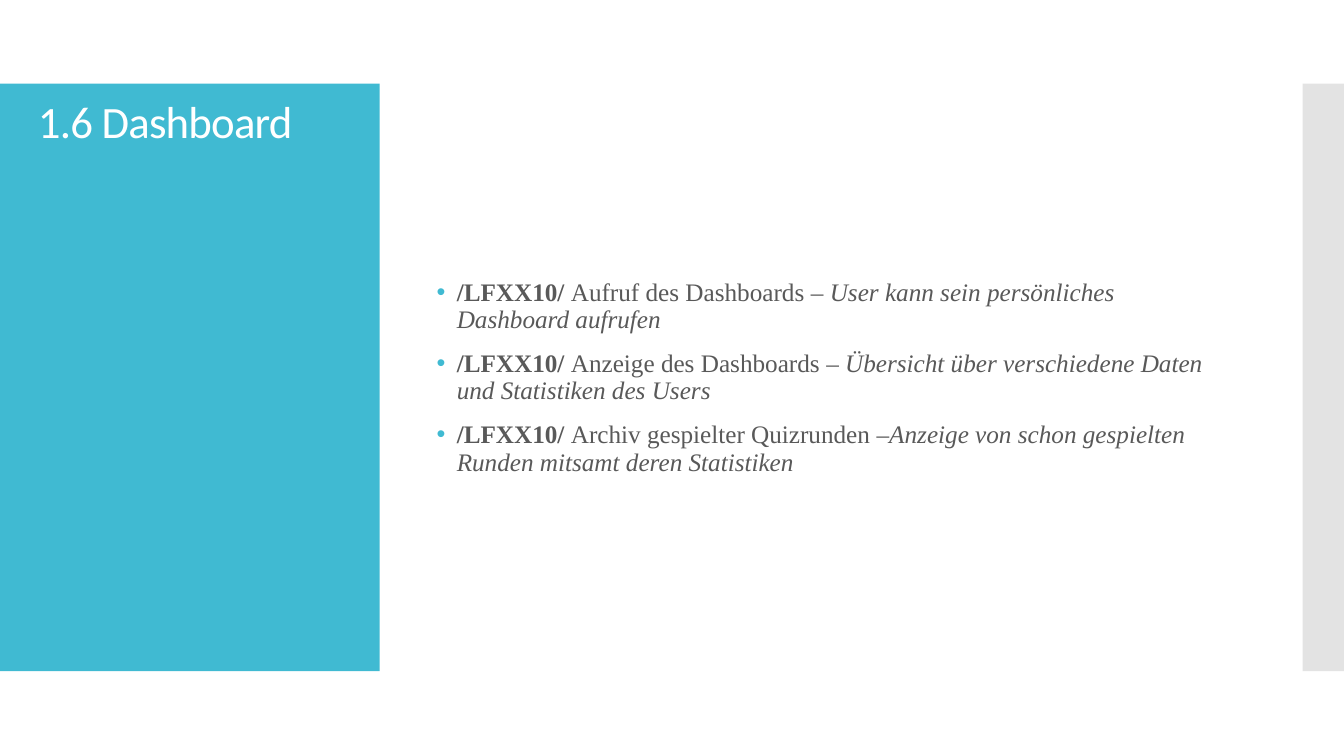
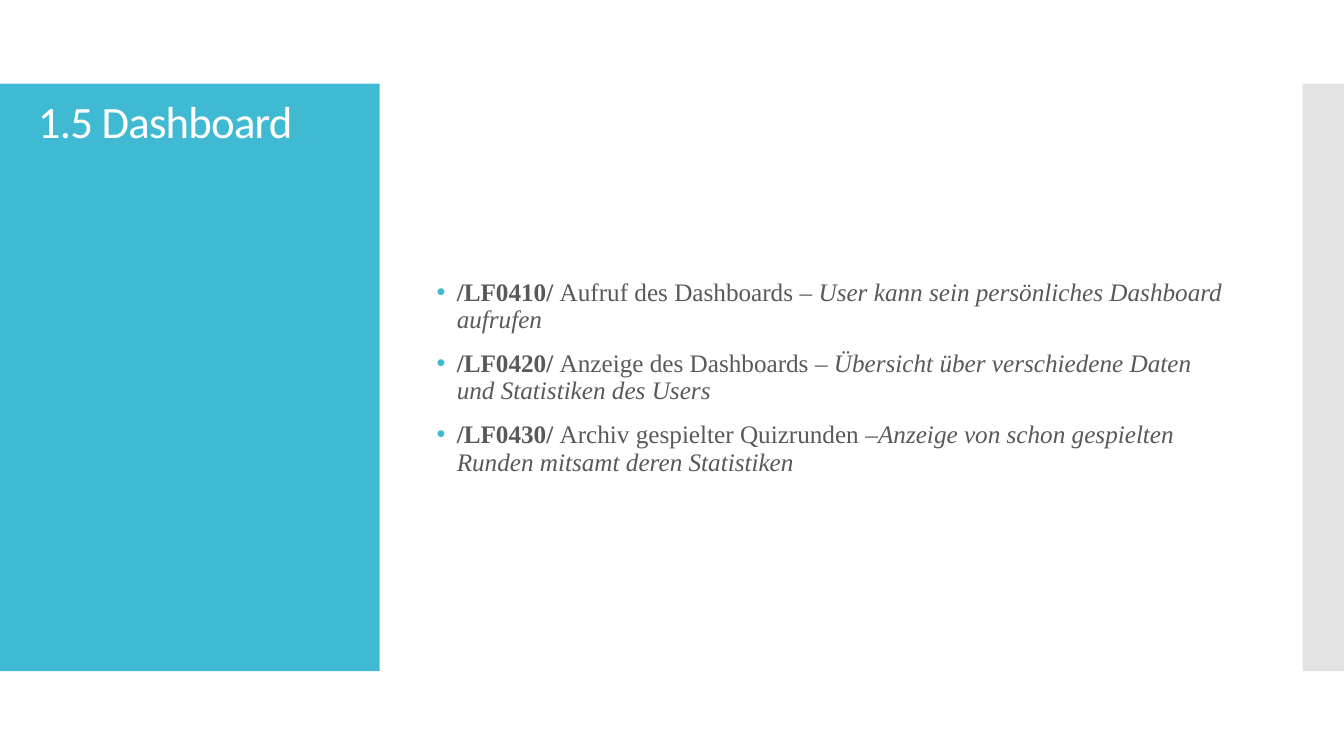
Before and after one commit to ch-schlecht/cz17a, a slide deck: slide 13 of Vortrag/Review_Lastenheft_Folien.pptx (slide 14 before the commit). Drawn at 1344x756 pixels with LibreOffice and Linux fonts; fonts in the diff are those of the drawing. Boxes give left, top, right and bottom in pixels: in the first picture for what was removed or moved away, otherwise in the second. Text is boxed around its words. In the diff, an @@ line names an element or a change of style, - is before the commit and + after.

```diff
--- a/Vortrag/Review_Lastenheft_Folien.pptx
+++ b/Vortrag/Review_Lastenheft_Folien.pptx
@@ title at [38, 107, 293, 139]: text changed @@
-1.6 Dashboard
+1.5 Dashboard
@@ text at [457, 283, 1221, 472]: text changed @@
-• /LFXX10/ Aufruf des Dashboards – User kann sein persönliches Dashboard aufrufen
-• /LFXX10/ Anzeige des Dashboards – Übersicht über verschiedene Daten und Statistiken des Users
-• /LFXX10/ Archiv gespielter Quizrunden –Anzeige von schon gespielten Runden mitsamt deren Statistiken
+• /LF0410/ Aufruf des Dashboards – User kann sein persönliches Dashboard aufrufen
+• /LF0420/ Anzeige des Dashboards – Übersicht über verschiedene Daten und Statistiken des Users
+• /LF0430/ Archiv gespielter Quizrunden –Anzeige von schon gespielten Runden mitsamt deren Statistiken
```
Also in this commit, not shown: 19 other slides changed, 1 slide added, 1 slide removed.
